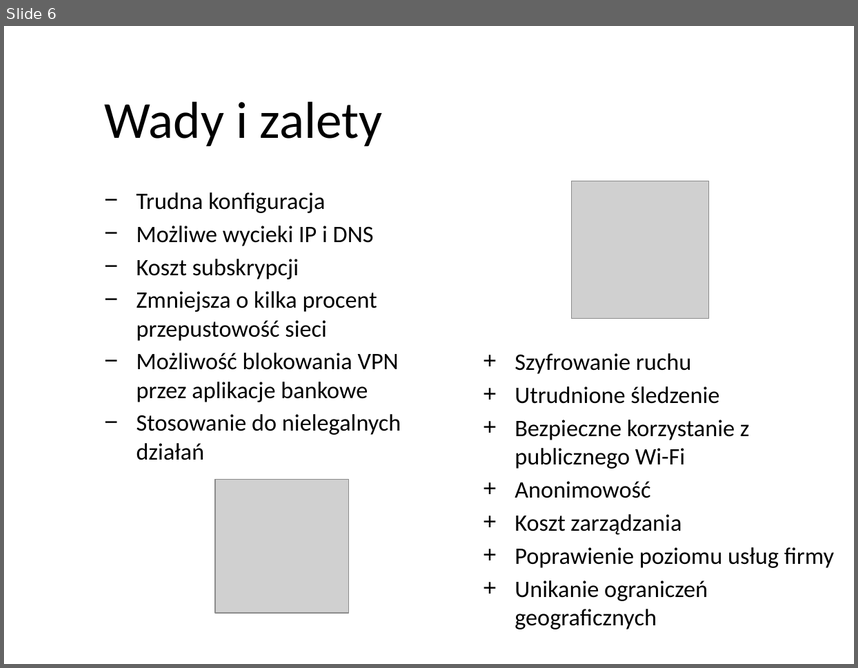
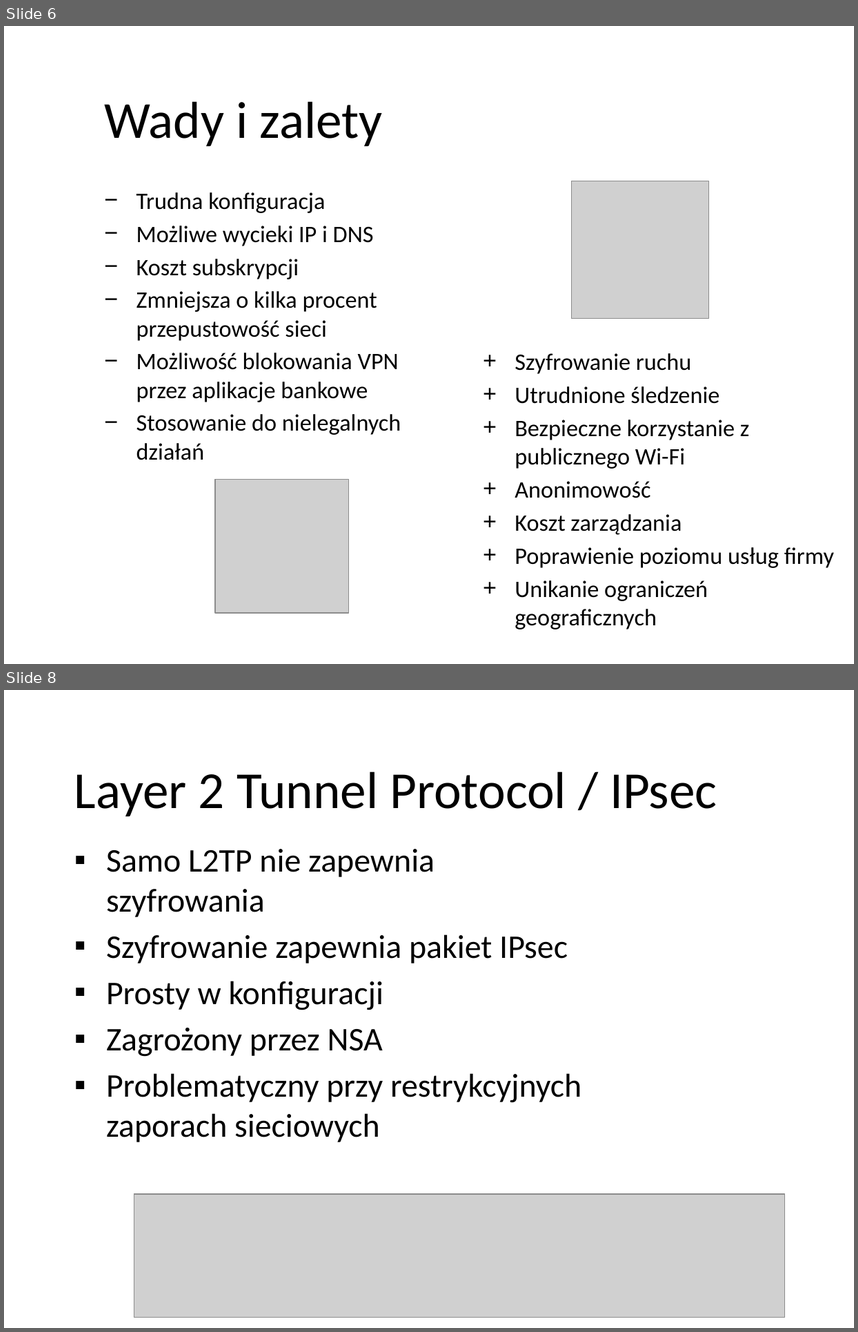
Before and after one commit to pwr227078/Reports, a slide deck: VPN/VPN.pptx. Shown one above the other, each under a label of ours: slide 6 before the commit, slides 6 and 8 after it; the slides between them are not shown. The pictures are 858x668 and 858x1332 pixels, drawn with LibreOffice and Linux fonts; fonts in the diff are those of the drawing; grey boxes stand for pictures; background and template pictures are left out. Boxes give left, top, right and bottom in pixels: in the first picture for what was removed or moved away, otherwise in the second. Text is boxed around its words. In the diff, an @@ line names an element or a change of style, - is before the commit and + after.

```diff
--- a/VPN/VPN.pptx
+++ b/VPN/VPN.pptx
@@ slide 8 added at [4, 690, 854, 1328], background picture (left out); not listed: 1 template element that a slide beside it also shows @@
@@ text added at [74, 771, 717, 816], 44 pt, text #000000 @@
+Layer 2 Tunnel Protocol / IPsec
@@ text added at [106, 849, 582, 1142], 28 pt, text #000000 @@
+▪ Samo L2TP nie zapewnia szyfrowania
+▪ Szyfrowanie zapewnia pakiet IPsec
+▪ Prosty w konfiguracji
+▪ Zagrożony przez NSA
+▪ Problematyczny przy restrykcyjnych zaporach sieciowych
@@ picture added at [134, 1194, 785, 1317] @@
```
Also in this commit, not shown: 1 slide changed, 4 other slides added, 1 other file.
